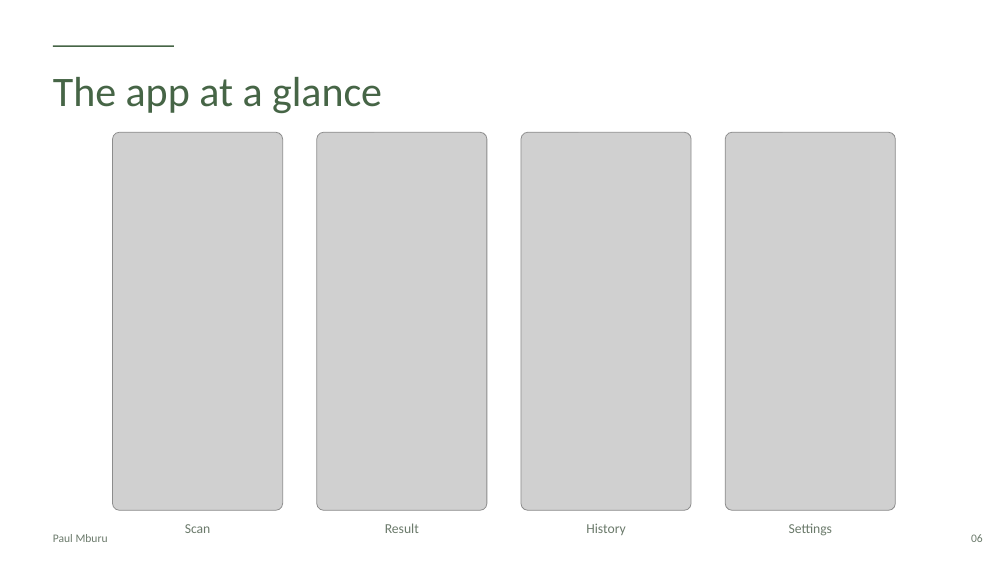
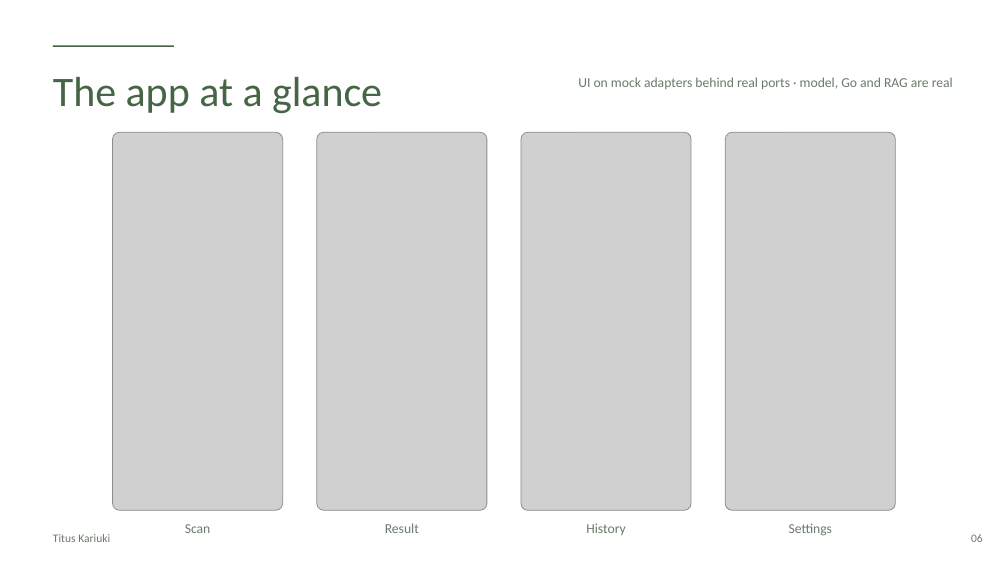
Before and after one commit to Paulmburu/ai-crop-disease-platform, a slide deck: slide 6 of docs/presentation/LeafCheck_FlutterconKE.pptx. Drawn at 1008x567 pixels with LibreOffice and Linux fonts; fonts in the diff are those of the drawing; grey boxes stand for pictures. Boxes give left, top, right and bottom in pixels: in the first picture for what was removed or moved away, otherwise in the second. Text is boxed around its words. In the diff, an @@ line names an element or a change of style, - is before the commit and + after.

```diff
--- a/docs/presentation/LeafCheck_FlutterconKE.pptx
+++ b/docs/presentation/LeafCheck_FlutterconKE.pptx
@@ text added at (578,77,953,89), 13 pt, text #6B7A6B @@
+UI on mock adapters behind real ports · model, Go and RAG are real
@@ text at (53,534,110,542): text changed @@
-Paul Mburu
+Titus Kariuki
```
Also in this commit, not shown: 11 other slides changed, 1 slide added, 3 other files.
